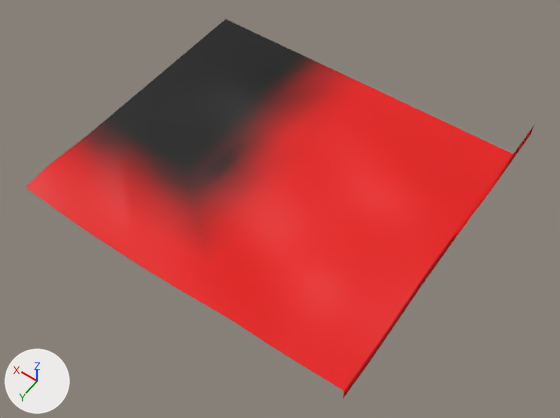
One commit to the glTF model public/assets/testmap/terrain_0_2.glb: the scene before it, then after it.
The view is the same before and after, from a camera (50 mm lens) standing at (-115.6, 83.8, 79.3) and looking at (-77.3, 30.3, -4.9). Lighting does not change. The marker at lower left points along +X, +Y and +Z. The older version comes first. Vertices at exactly the same position are counted once.

Names of what the first picture shows: 'terrain_0_2.0', 'terrain_0_2.1'.
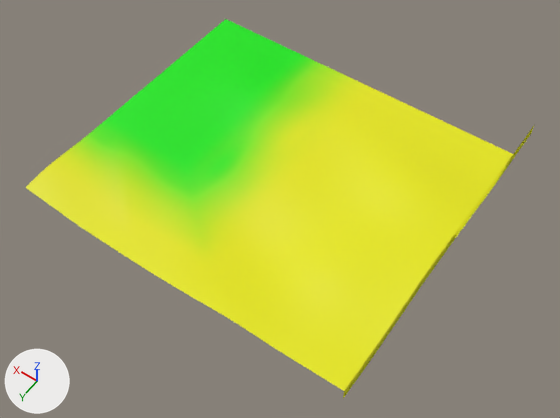
Location of each change, [x1, y1, x2, y2] in pixels of the pictures (560 x 418 px):
part 1 of me_terrain_0_2_0, recoloured (red to yellow): [25, 76, 513, 391] in both
part 2 of me_terrain_0_2_0, recoloured (lighter): [84, 19, 318, 196] in both
part 3 of me_terrain_0_2_0, recoloured (red to green): [69, 63, 346, 236] in both
part 4 of me_terrain_0_2_1, recoloured: [343, 124, 535, 398] in both

The change, as a list of edits to the scene's bpy script:
```text
Change me_terrain_0_2_0:
    where me_terrain_0_2_0.from_pydata(...)  # 2346 vertices, 4500 faces; spans x -100.0..-50.0, y 7.0..50.0, z -1.7..1.0
    used by ob_terrain_0_2_0; location = (0.0, 0.0, 0.0)
    me_terrain_0_2_0 part 1: 2792 faces centred in x -99.7..-50.3, y 7.3..49.7, z -1.7..1.0 are repainted in the vertex colours; the middle colour goes from red #ff0000 to yellow #ffff00
    me_terrain_0_2_0 part 2: 1228 faces centred in x -69.7..-50.3, y 7.3..38.7, z -1.0..0.5 are repainted in the vertex colours; the middle colour goes from black #000000 to green #00ff00
    me_terrain_0_2_0 part 3: 480 faces centred in x -73.7..-50.3, y 7.3..42.3, z -1.3..0.3 are repainted in the vertex colours; the middle colour goes from red #ba0000 to green #baff00
Change me_terrain_0_2_1:
    where me_terrain_0_2_1.from_pydata(...)  # 106 vertices, 104 faces; spans x -100.0, y 0.0..50.0, z -2.0..1.0
    used by ob_terrain_0_2_1; location = (0.0, 0.0, 0.0)
    me_terrain_0_2_1 part 4: 104 faces centred in x -100.0, y 0.3..49.7, z -1.3..0.4 are repainted in the vertex colours; the middle colour goes from red #ff0000 to yellow #ffff00
```
